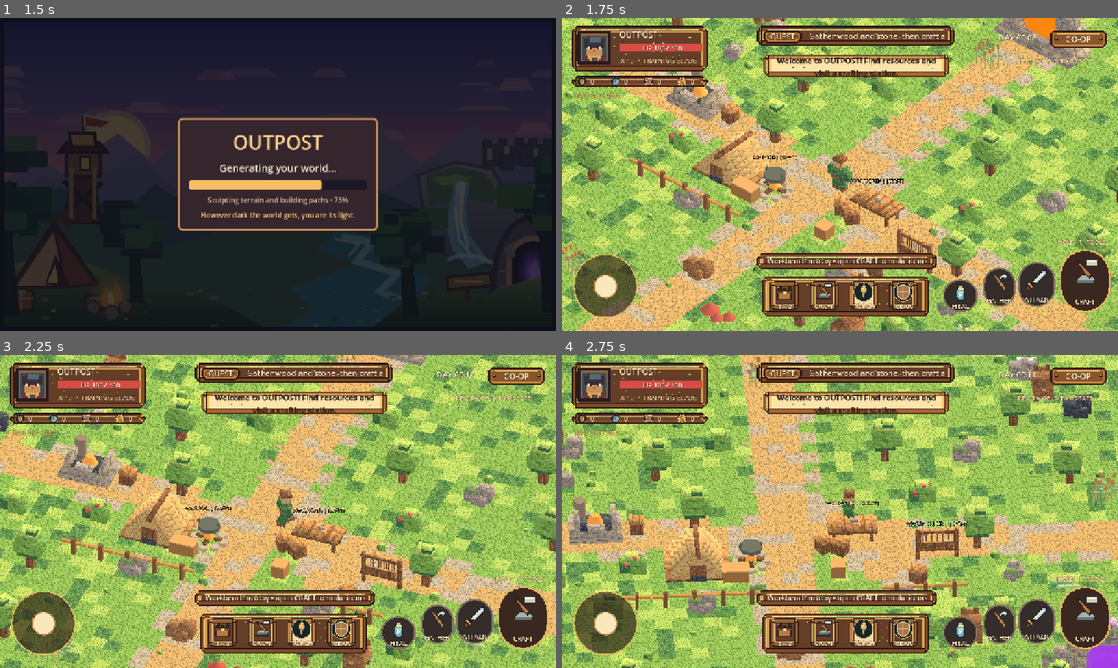
Above: before the commit, frames 1-4 (two rows, left to right).
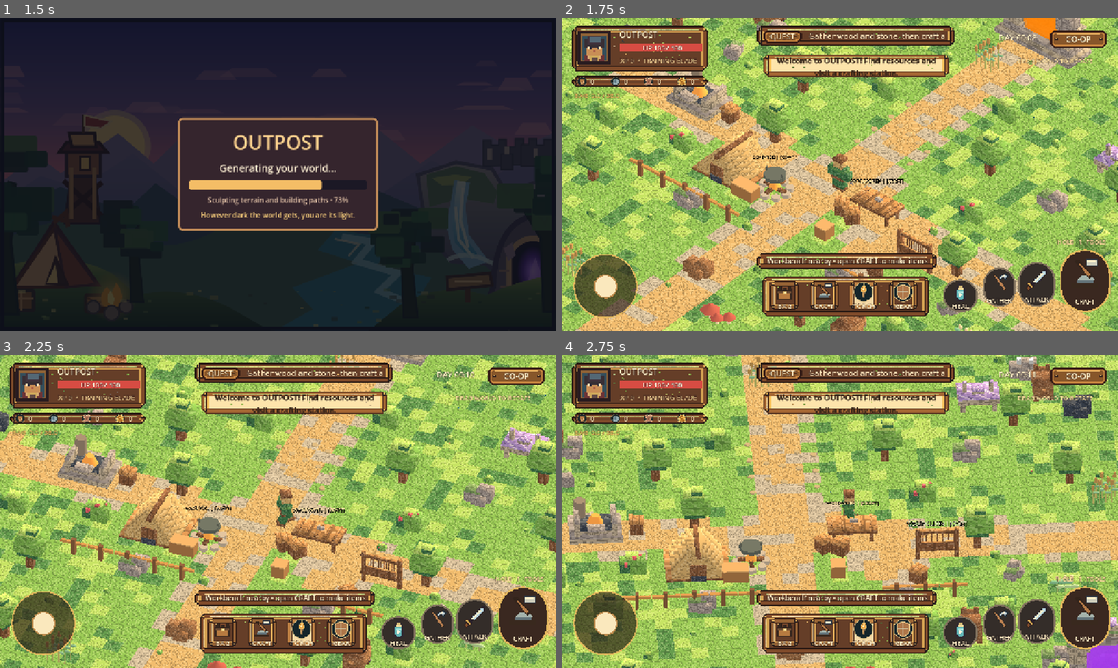
Above: after the commit, the same moments.

Repository: Smurfis/outpost-rpg
Game: Godot game, scene res://scenes/ui/company_splash.tscn
Same seed, same stepped clock (60 frames per second), same inputs: the game is played once before the commit and once after it.
Inputs (mouse positions are in pixels of both pictures, inside the frame that each line leads up to):
- Up to frame 1 (1.5 s): tap Enter at 0.5 s; move the mouse to (400, 158) at 0.52 s; hold D 0.53-1.25 s; tap G at 0.6 s; click (400, 158) at 0.67 s; tap Space at 0.77, 1.07 s; drag from (166, 190) to (250, 237) at 1.27 s
- Up to frame 2 (1.75 s): no input
- Up to frame 3 (2.25 s): move the mouse to (333, 442) at 2.02 s; hold D (outpost_right) from 2.03 s (still down); hold Q (outpost_camera_left) from 2.03 s (still down)
- Up to frame 4 (2.75 s): keep holding D (outpost_right); keep holding Q (outpost_camera_left)

Frame 1 is identical in both runs. In frame 2, 0.3% of the frame differs, in the area x 95-100%, y 40-50%; in frame 3, 0.5%; in frame 4, 0.6%, in the area x 70-79%, y 7-19%.

Commit message:
feat(world): craftable-resource enchanting bench with pixel rune table and proximity label

Diff:
--- a/scripts/station.gd
+++ b/scripts/station.gd
@@ -35,6 +35,9 @@
 				side_tile = 12
 				if tint.v < 0.40:
 					top_tile = 15
+			"enchanting":
+				top_tile = 13
+				side_tile = 12
 			"loom":
 				top_tile = 11
 				side_tile = 8
@@ -107,6 +110,15 @@
 				_block(Vector3(0.038, 1.3, 0.045), Vector3(-1.03 + float(i) * 0.17, 1.28, 0.05), Color("d8d1b2"))
 			effect = _block(Vector3(1.92, 0.52, 0.12), Vector3(0, 1.04, 0.2), Color("7b9e88"))
 			_label("WEAVING LOOM | [CRAFT]", Color("d9dfb4"))
+		"enchanting":
+			_block(Vector3(2.55, 0.36, 1.8), Vector3(0, 0.87, 0), Color("#535075"))
+			for x in [-0.97, 0.97]:
+				for z in [-0.59, 0.59]:
+					_block(Vector3(0.28, 0.78, 0.28), Vector3(x, 0.4, z), Color("#474256"))
+			effect = _block(Vector3(0.76, 0.18, 0.76), Vector3(0, 1.20, 0), Color("#ba82df"))
+			for x in [-0.83, 0.83]:
+				_block(Vector3(0.26, 0.76, 0.25), Vector3(x, 1.41, 0), Color("#e2b661"))
+			_label("ENCHANTING BENCH | [CRAFT]", Color("#e9b9fe"))
 		"campfire":
 			for i in range(8):
 				var a: float = TAU * float(i) / 8.0
@@ -136,7 +148,7 @@
 		var world: Node = get_parent()
 		var adventurer: Node3D = world.get("hero") as Node3D if world != null else null
 		station_label.visible = adventurer != null and Vector2(adventurer.global_position.x - global_position.x, adventurer.global_position.z - global_position.z).length_squared() < STATION_LABEL_RADIUS * STATION_LABEL_RADIUS
-	if effect != null and station_id in ["forge", "campfire"]:
+	if effect != null and station_id in ["forge", "campfire", "enchanting"]:
 		effect.scale.x = 1.0 + 0.06 * sin(time * 6.0)
 		effect.scale.z = 1.0 + 0.06 * sin(time * 6.0)
 	if activity > 0.0 and effect != null:
